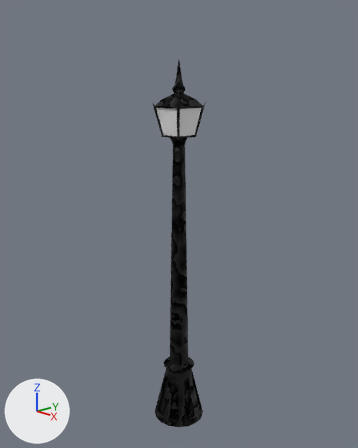
One commit to the Blender file Assets/Meshes/exterior_lamp.blend: the scene before it, then after it.
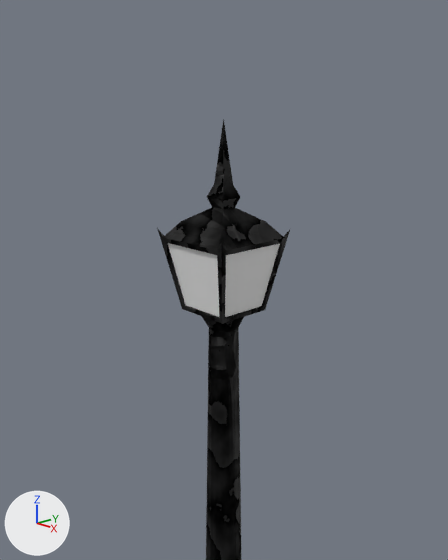
Each version is shown whole from a 50 mm lens placed at (3.64, -3.42, 3.67), pointed at (-0.03, 0.03, 2.26), then close up from a 50 mm lens placed at (1.75, -1.64, 3.97), pointed at (-0.22, 0.21, 3.21). Every picture has the same lights, and +X, +Y and +Z are marked at lower left. The same objects are shown in both versions, whatever each file hides.

Before the edit, the objects in view are built like this:
```python
mat_ligthing_part = principled_material('Ligthing_part')
mat_ligthing_part.base_color = (0.8, 0.8, 0.8)  # white #e7e7e7
me_lod_b_exterior_lantern = bpy.data.meshes.new('LOD_B_Exterior_Lantern')
me_lod_b_exterior_lantern.from_pydata(...)  # 225 vertices, 253 faces; spans x -0.28..0.28, y -0.28..0.28, z 0.0..3.92
# faces by material slot: [249, 4]
me_lod_b_exterior_lantern.materials.append(mat_window)
me_lod_b_exterior_lantern.materials.append(mat_ligthing_part)  # white #e7e7e7
ob_lod_b_exterior_lantern = bpy.data.objects.new('LOD_B_Exterior_Lantern', me_lod_b_exterior_lantern)
ob_lod_b_exterior_lantern.location = (0.0, 0.0, 0.0)
```
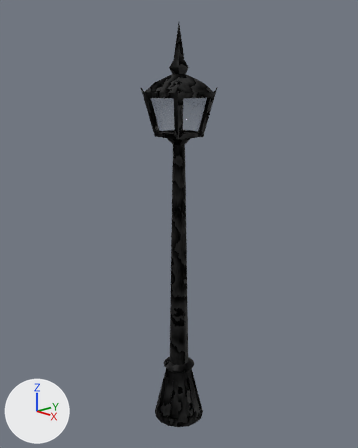
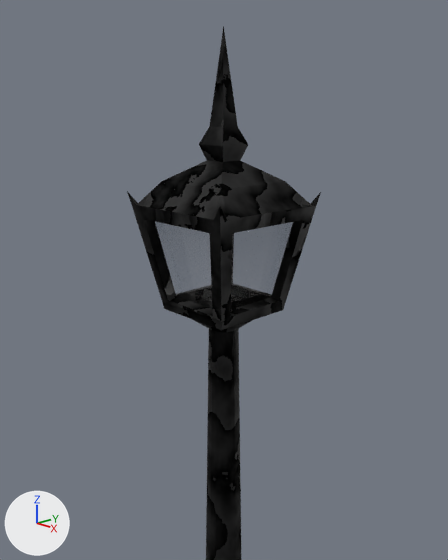
Changed parts and their boxes [x1, y1, x2, y2] in the close-ups (448 x 560 px; the box of a moved part takes in the faces that stretch with it):
'LOD_B_Exterior_Lantern', surface changed, reshaped
    before: [157, 119, 290, 560]
    after: [127, 26, 321, 560]
part 1 of me_lod_b_exterior_lantern, moved or reshaped
    before: [157, 119, 290, 332]
    after: [127, 26, 321, 332]
part 2 of me_lod_b_exterior_lantern, surface changed
    both: [206, 328, 241, 560]

The change, as a list of edits to the scene's bpy script:
```text
Change mat_ligthing_part:
    remove # nodes: BsdfPrincipled, OutputMaterial
    nodes: BsdfPrincipled, BsdfTransparent, Mapping, MixShader, OutputMaterial, TexCoord, TexGradient, ValToRGB x2
    colours: dark grey #4e4e4e, grey #898989, white #ffffff, dark grey #4d4d4d
Change me_lod_b_exterior_lantern:
    used by ob_lod_b_exterior_lantern; location = (0.0, 0.0, 0.0)
    remove me_lod_b_exterior_lantern.from_pydata(...)  # 225 vertices, 253 faces; spans x -0.28..0.28, y -0.28..0.28, z 0.0..3.92
    add me_lod_b_exterior_lantern.from_pydata(...)  # 225 vertices, 253 faces; spans x -0.28..0.28, y -0.28..0.28, z 0.0..4.24
    me_lod_b_exterior_lantern part 1: 81 of 225 vertices moved; they spanned x -0.19..0.19, y -0.19..0.19, z 3.17..3.92 and now span x -0.26..0.26, y -0.26..0.26, z 3.17..4.24; mean shift (0.0, 0.0, 0.09); largest move (0.0, 0.0, 3.92) -> (0.0, 0.0, 4.24)
    me_lod_b_exterior_lantern part 2: 253 kept faces spanning x -0.28..0.28, y -0.28..0.28, z 0.0..4.24 get new texture (UV) coordinates
```
